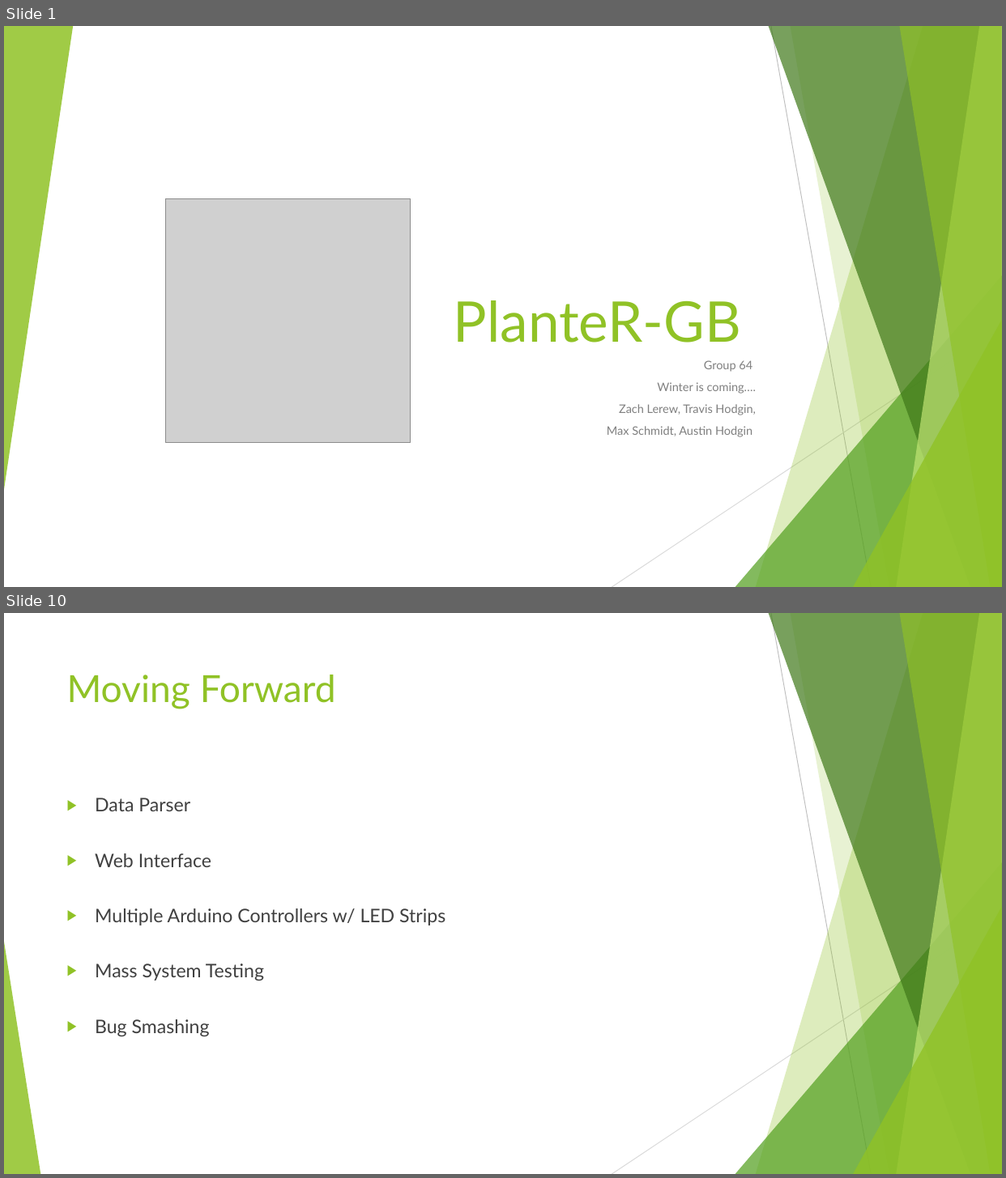
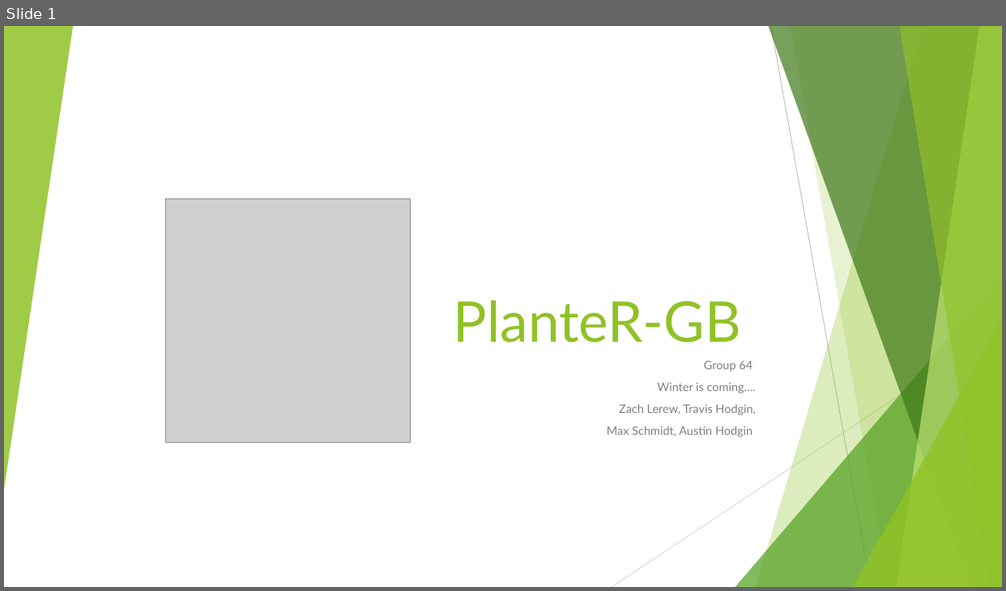
Before and after one commit to HodginAustin/Winter-Is-Coming, a slide deck: Documents/PresentationSpring/Spring Presentation.pptx. Shown one above the other, each under a label of ours: slides 1 and 10 before the commit, slide 1 after it; the slides between them are not shown. The pictures are 1006x1178 and 1006x591 pixels, drawn with LibreOffice and Linux fonts; fonts in the diff are those of the drawing; grey boxes stand for pictures. Boxes give left, top, right and bottom in pixels: in the first picture for what was removed or moved away, otherwise in the second. Text is boxed around its words. In the diff, an @@ line names an element or a change of style, - is before the commit and + after.

```diff
--- a/Documents/PresentationSpring/Spring Presentation.pptx
+++ b/Documents/PresentationSpring/Spring Presentation.pptx
@@ slide 10 removed at box(4, 613, 1002, 1174), background #FFFFFF; not listed: 9 template elements that a slide beside it also shows @@
@@ text removed at box(67, 675, 336, 709) @@
-Moving Forward
@@ text removed at box(95, 798, 445, 1037) @@
-▶ Data Parser
-▶ Web Interface
-▶ Multiple Arduino Controllers w/ LED Strips
-▶ Mass System Testing
-▶ Bug Smashing
@@ triangle removed at box(4, 942, 40, 1174) @@
```
Also in this commit, not shown: 2 slides added, 8 other slides removed.
